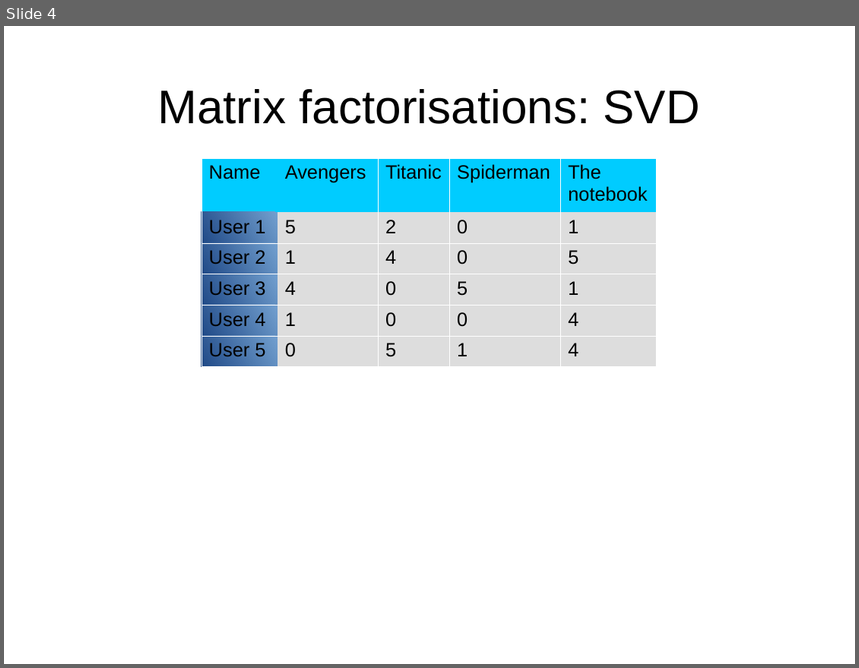
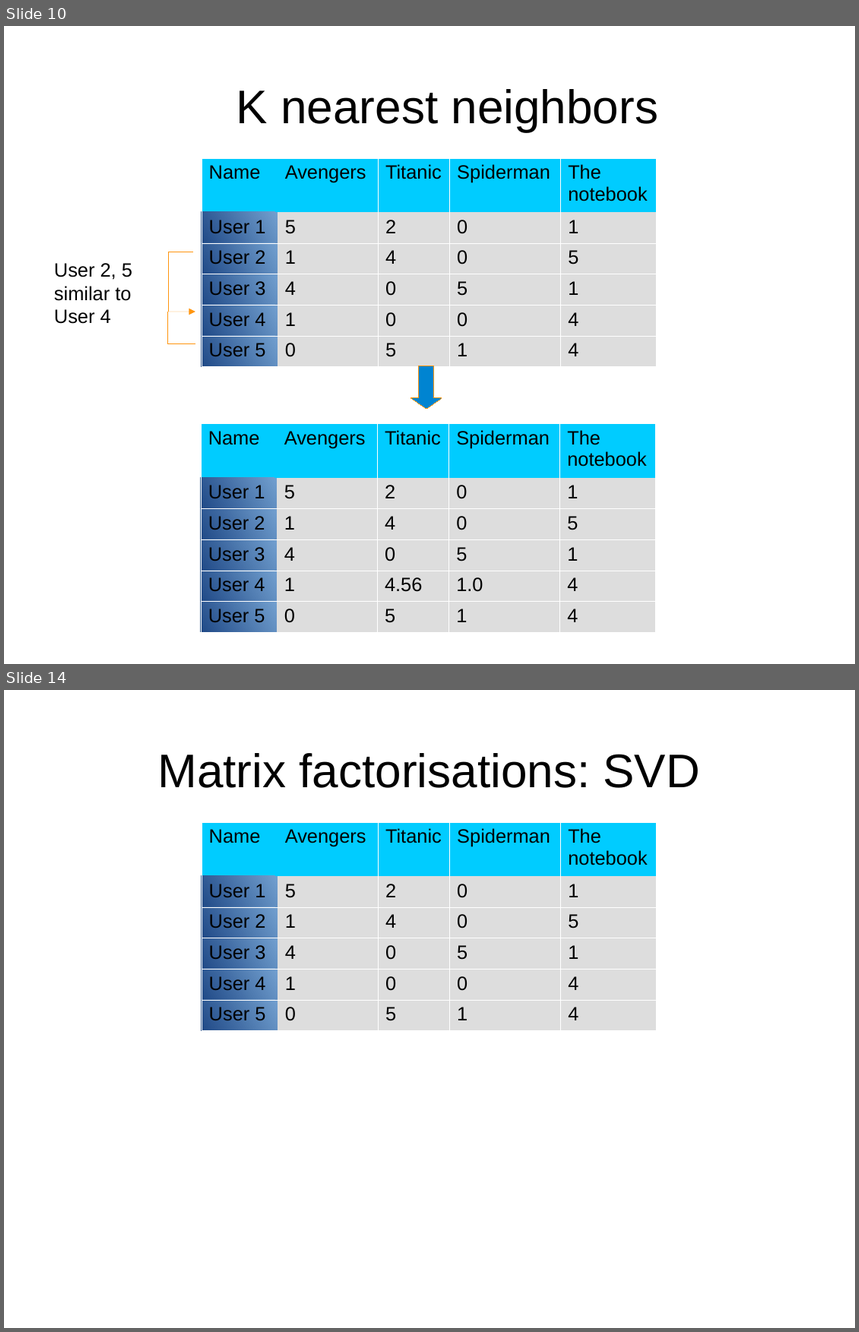
Before and after one commit to DriesSmit/Recommendation-System, a slide deck: Presentation.odp. Shown one above the other, each under a label of ours: slide 4 before the commit, slides 10 and 14 after it; the slides between them are not shown. The pictures are 859x668 and 859x1332 pixels, drawn with LibreOffice and Linux fonts; fonts in the diff are those of the drawing. Boxes give left, top, right and bottom in pixels: in the first picture for what was removed or moved away, otherwise in the second. Text is boxed around its words. In the diff, an @@ line names an element or a change of style, - is before the commit and + after.

```diff
--- a/Presentation.odp
+++ b/Presentation.odp
@@ slide 10 added at box(4, 26, 855, 664), background #FFFFFF @@
@@ title added at box(237, 89, 659, 132), 44 pt, text #000000 @@
+  K nearest neighbors
@@ table added at box(202, 158, 657, 360), 6 rows, 5 columns @@
+Name | Avengers | Titanic | Spiderman | The notebook
+User 1 | 5 | 2 | 0 | 1
+User 2 | 1 | 4 | 0 | 5
+User 3 | 4 | 0 | 5 | 1
+User 4 | 1 | 0 | 0 | 4
+User 5 | 0 | 5 | 1 | 4
@@ elbow line added from (168, 312) to (193, 252), #FF950E 0 pt @@
@@ text added at box(54, 263, 132, 324), 18 pt, text #000000 @@
+User 2, 5 similar to User 4
@@ arrow added from (168, 312) to (196, 312), #FF950E 0 pt @@
@@ elbow line added from (168, 312) to (196, 344), #FF950E 0 pt @@
@@ down arrow added at box(412, 366, 442, 409), fill #0084D1, outline #FF950E 0 pt @@
@@ table added at box(201, 423, 656, 626), 6 rows, 5 columns @@
+Name | Avengers | Titanic | Spiderman | The notebook
+User 1 | 5 | 2 | 0 | 1
+User 2 | 1 | 4 | 0 | 5
+User 3 | 4 | 0 | 5 | 1
+User 4 | 1 | 4.56 | 1.0 | 4
+User 5 | 0 | 5 | 1 | 4
@@ what was slide 4 is now slide 14 @@
```
Also in this commit, not shown: 3 slides changed, 10 other slides added, 1 other file.
